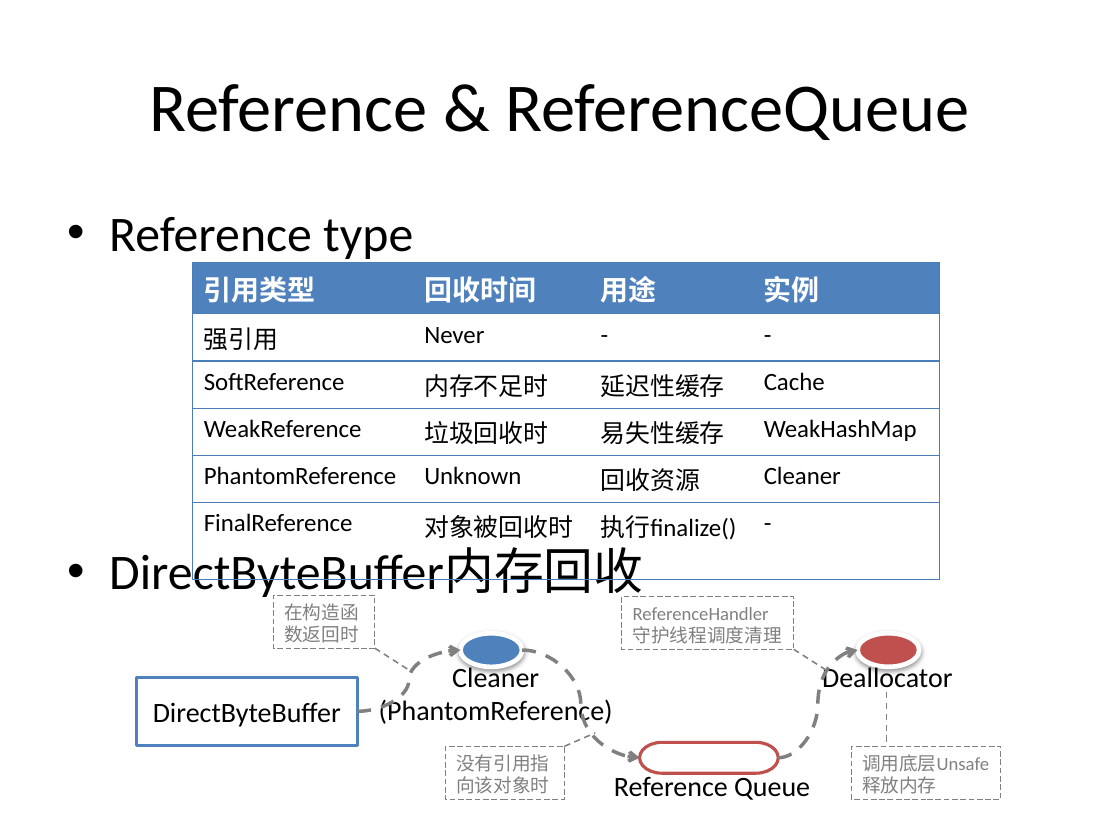
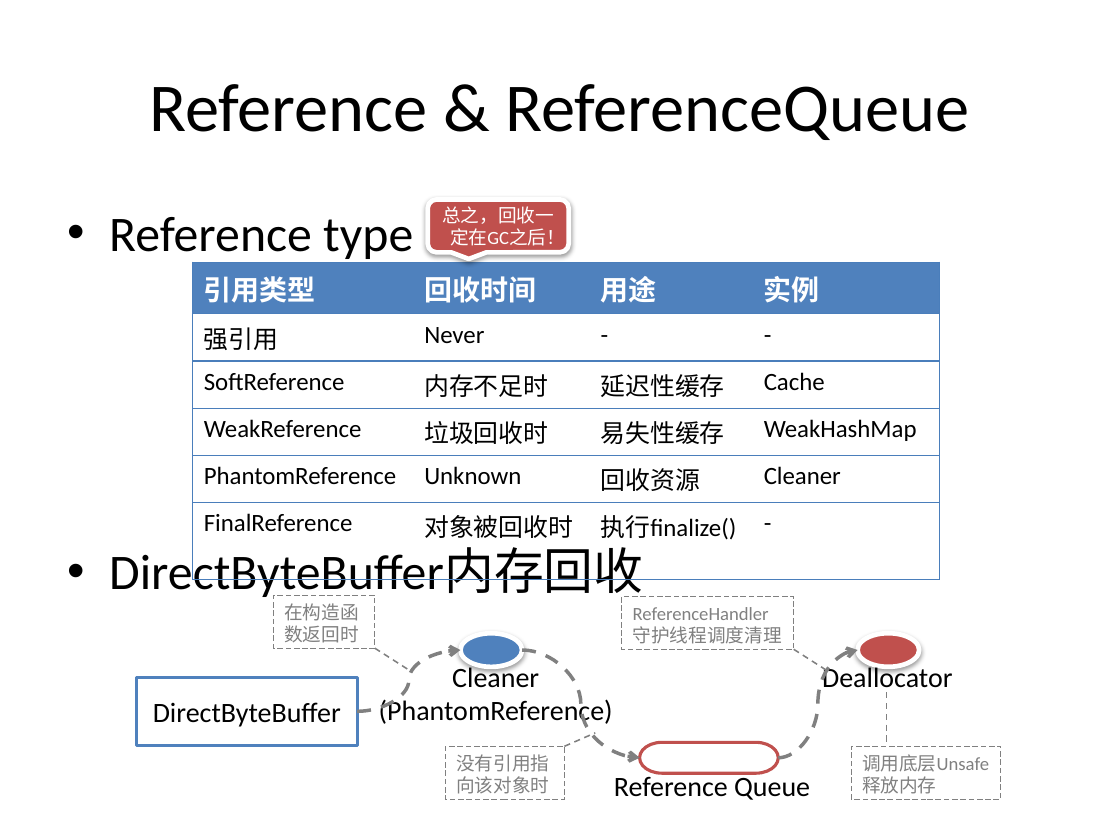
Before and after one commit to guhanjie/Knowledge-sharing, a slide deck: slide 24 of 扒一扒Java IO那些事儿.pptx. Drawn at 1120x840 pixels with LibreOffice and Linux fonts; fonts in the diff are those of the drawing. Boxes give left, top, right and bottom in pixels: in the first picture for what was removed or moved away, otherwise in the second. Text is boxed around its words. In the diff, an @@ line names an element or a change of style, - is before the commit and + after.

Commit message:
update for java io V1.0

```diff
--- a/扒一扒Java IO那些事儿.pptx
+++ b/扒一扒Java IO那些事儿.pptx
@@ rounded speech box added at [428, 199, 569, 252], fill #C0504D, outline #FFFFFF 3 pt, 12 pt, text #FFFFFF @@
+总之，回收一定在GC之后！
```
